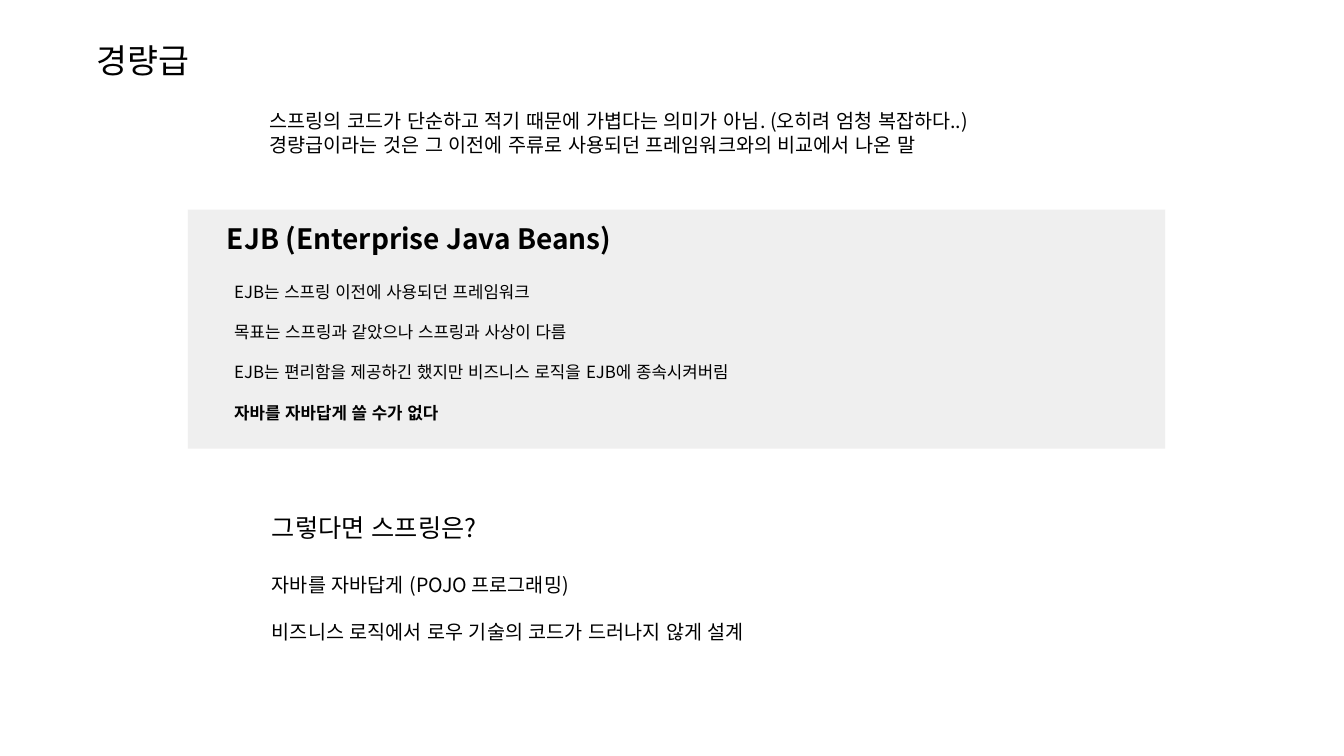
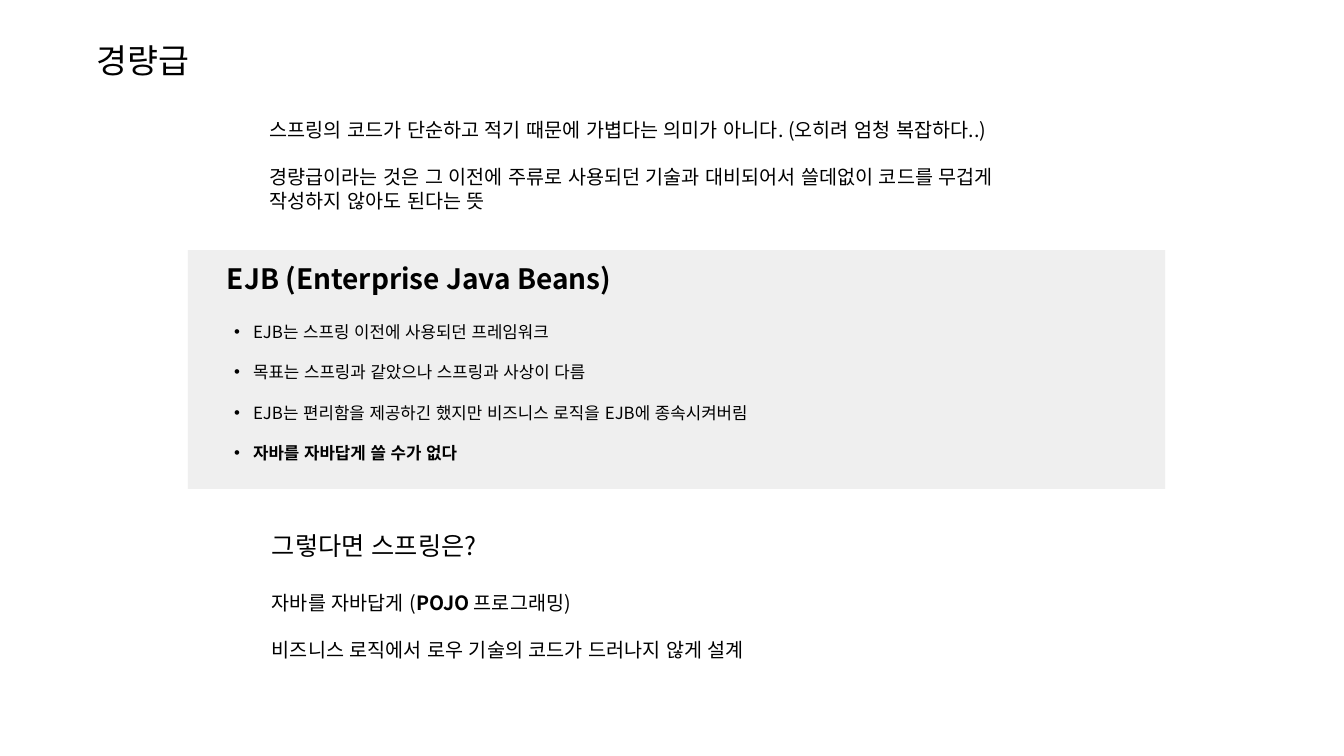
Before and after one commit to joonYK/study-boot-rest, a slide deck: slide 6 of SpringBoot Rest API.pptx. Drawn at 1344x756 pixels with LibreOffice and Linux fonts; fonts in the diff are those of the drawing. Boxes give left, top, right and bottom in pixels: in the first picture for what was removed or moved away, otherwise in the second. Text is boxed around its words. In the diff, an @@ line names an element or a change of style, - is before the commit and + after.

```diff
--- a/SpringBoot Rest API.pptx
+++ b/SpringBoot Rest API.pptx
@@ text at box(270, 120, 993, 210): text changed @@
-스프링의 코드가 단순하고 적기 때문에 가볍다는 의미가 아님. (오히려 엄청 복잡하다..)
-경량급이라는 것은 그 이전에 주류로 사용되던 프레임워크와의 비교에서 나온 말
+스프링의 코드가 단순하고 적기 때문에 가볍다는 의미가 아니다. (오히려 엄청 복잡하다..)
+경량급이라는 것은 그 이전에 주류로 사용되던 기술과 대비되어서 쓸데없이 코드를 무겁게 작성하지 않아도 된다는 뜻
@@ 2 texts, 1 rectangle: place and size @@
-2 texts, 1 rectangle at box(188, 210, 1165, 449)
+2 texts, 1 rectangle at box(188, 250, 1165, 489)
@@ text "EJB는 스프링 이전에 사용되던 프레임워크" at box(253, 324, 748, 464): bullet none to • @@
@@ text "그렇다면 스프링은?": place and size @@
-text "그렇다면 스프링은?" at box(272, 516, 744, 641)
+text "그렇다면 스프링은?" at box(272, 534, 744, 659)
@@ text at box(272, 593, 571, 614): bold on in "(POJO" @@
```
Also in this commit, not shown: 15 other slides changed.
